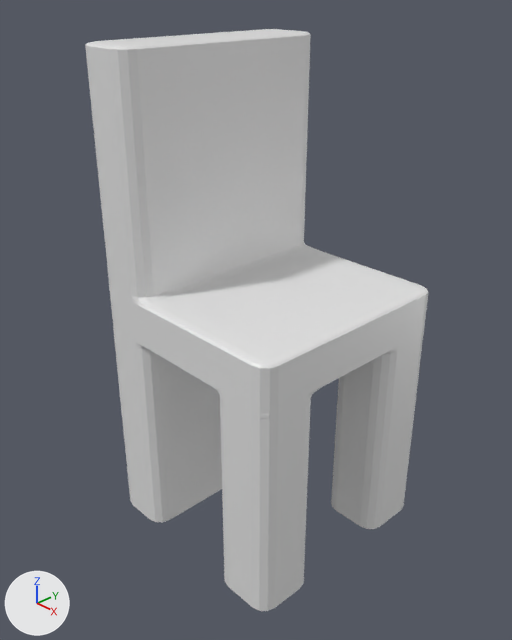
Two versions of the Blender file Assets/ErwinAssets/models/Mii_OBJ/Untitled Moose assests.blend, one commit apart.
The view is the same before and after, from a 50 mm lens placed at (3.98, -3.89, 2.61), pointed at (-0.04, -0.11, -0.09). The lights are fixed; the arrows at lower left show +X, +Y and +Z.

Names of what the first picture shows: 'Chair'.
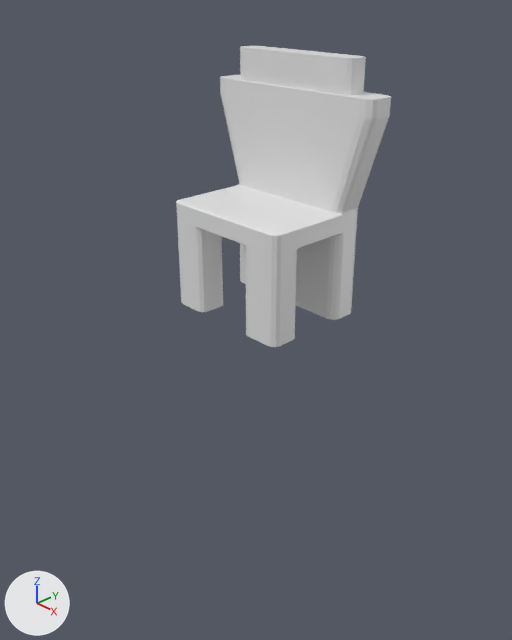
What differs and where, as boxes [x1, y1, x2, y2] in the pictures (512 x 640 px; the box of a moved part takes in the faces that stretch with it):
'Chair', reshaped, moved, turned, rescaled
    before: [85, 29, 429, 611]
    after: [176, 46, 391, 347]
part 1 of me_cube, moved or reshaped
    before: [85, 29, 311, 297]
    after: [220, 46, 391, 212]

Diff of the bpy script that builds the scene:
```diff
--- a/Assets/ErwinAssets/models/Mii_OBJ/Untitled Moose assests.blend.py
+++ b/Assets/ErwinAssets/models/Mii_OBJ/Untitled Moose assests.blend.py
@@ me_cube @@
 # used by ob_chair; location = (0.0, 0.0, 0.0); scale = (1.0, 1.0, 0.21)
-me_cube.from_pydata(...)  # 864 vertices, 866 faces; spans x -1.0..1.0, y -1.0..1.0, z -10.2..10.2
+me_cube.from_pydata(...)  # 880 vertices, 866 faces; spans x -1.0..1.0, y -1.4..1.4, z -10.2..14.8
+# me_cube part 1
+# 50 vertices are removed from x -1.0..-0.4, y -0.9..0.9, z 10.1..10.2
+# 97 faces are deleted
+# 8 vertices in x -1.0..-0.5, y -0.9..0.5, z 10.2 move by (0.0, 0.0, 1.5)
+# 6 vertices in x -1.0..-0.5, y -1.0..-0.9, z 10.1 move by (0.0, -0.4, 0.0)
+# 6 vertices in x -1.0..-0.5, y -1.0..-0.9, z 10.2 move by (0.0, -0.4, 1.5)
+# 6 vertices in x -1.0..-0.5, y 0.9..1.0, z 10.2 move by (0.0, 0.4, 1.5)
+# 6 vertices in x -1.0..-0.5, y 0.9..1.0, z 10.1 move by (0.0, 0.4, 0.0)
+# 4 vertices in x -0.5, y -0.5..0.5, z 10.2 move by (0.1, 0.0, 1.5)
+# 20 vertices move from x -1.0..-0.4, y -0.9..0.9, z 10.1..10.2 to x -1.0..-0.4, y -1.2..1.2, z 10.1..11.7
+# 46 vertices are added at x -1.0..-0.4, y -1.0..1.0, z 10.1..14.8
+# 12 new vertices lie (0.0, 0.0, 3.1) away from vertices in x -0.9..-0.5, y -0.9..0.9, z 10.2
+# 8 new vertices lie (0.0, 0.0, 1.6) away from vertices in x -1.0..-0.4, y -0.7..0.9, z 10.1
+# 97 new faces join them
 me_cube.materials.append(mat_material)
@@ ob_chair @@
 ob_chair = bpy.data.objects.new('Chair', me_cube)
-ob_chair.location = (0.0, 0.0, 0.0)
-ob_chair.scale = (1.0, 1.0, 0.21)
+ob_chair.location = (0.0, -0.04, 0.85)
+ob_chair.rotation_euler = (0.0, 0.0, -1.571)  # degrees (0, 0, -90)
+ob_chair.scale = (0.481, 0.596, 0.0819)
```
